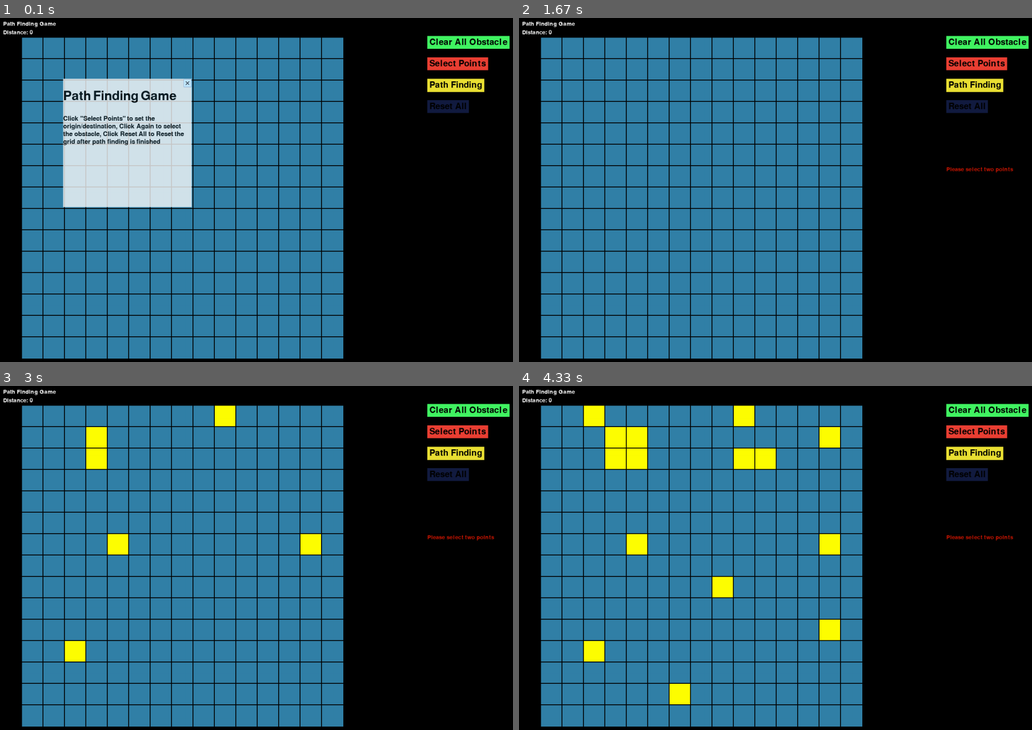
Above: before the commit, frames 1-4 (two rows, left to right).
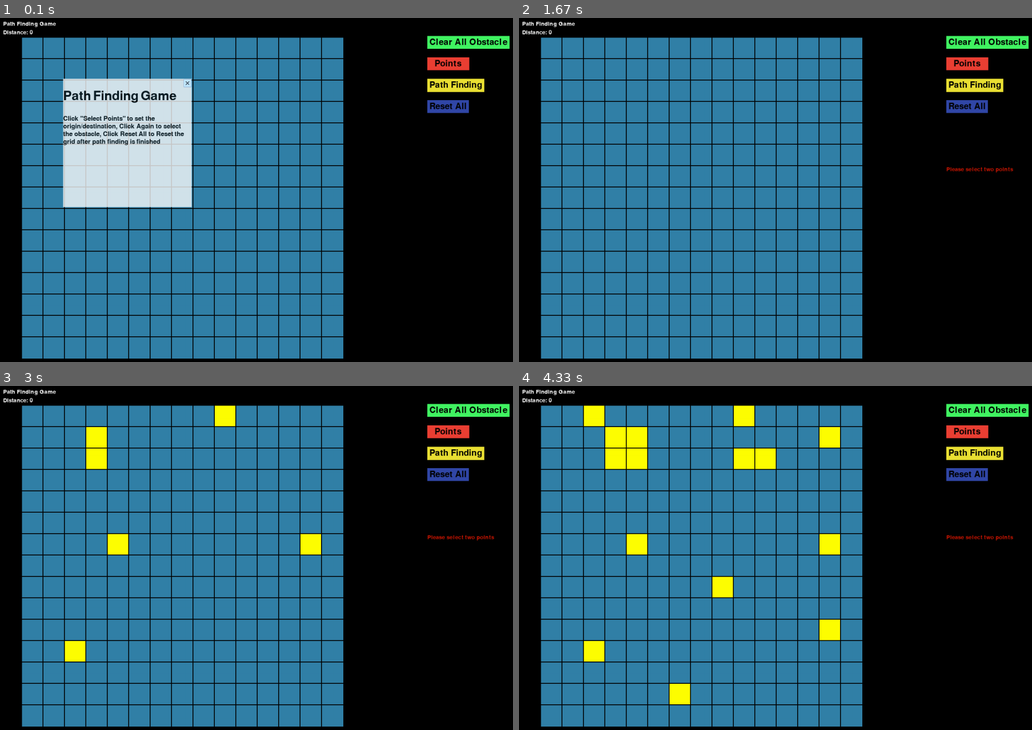
Above: after the commit, the same moments.

Repository: JonathanChan1234/Path-Finding-Python
Game: pygame game, started from ui/PathFindingGame.py
The game is run twice, just before and just after one commit, with the same random seed, the same clock (stepped at 60 frames per second) and the same inputs.
Inputs (mouse positions are in pixels of both pictures, inside the frame that each line leads up to):
- Up to frame 1 (0.1 s): no input
- Up to frame 2 (1.67 s): click (965, 62) at 0.38 s, where only the run after the commit has a clickable "Points"; click "Path Finding" at 0.72 s; click (965, 62) at 1.05 s, where only the run after the commit has a clickable "Obstacles"; press the mouse at (708, 83) at 1.37 s; move the mouse to (831, 128) at 1.47 s; release the mouse at (960, 176) at 1.6 s
- Up to frame 3 (3 s): press the mouse at (159, 416) at 1.7 s; move the mouse to (123, 537) at 1.8 s; release the mouse at (82, 661) at 1.93 s; press the mouse at (159, 416) at 2.03 s; move the mouse to (194, 454) at 2.13 s; release the mouse at (225, 489) at 2.27 s; press the mouse at (97, 437) at 2.37 s; move the mouse to (92, 444) at 2.47 s; release the mouse at (87, 454) at 2.6 s; press the mouse at (225, 416) at 2.7 s; move the mouse to (318, 540) at 2.8 s; release the mouse at (415, 668) at 2.93 s
- Up to frame 4 (4.33 s): press the mouse at (595, 416) at 3.03 s; move the mouse to (775, 458) at 3.13 s; release the mouse at (955, 499) at 3.27 s; press the mouse at (744, 458) at 3.37 s; move the mouse to (719, 578) at 3.47 s; release the mouse at (688, 695) at 3.6 s; press the mouse at (831, 437) at 3.7 s; move the mouse to (831, 533) at 3.8 s; release the mouse at (837, 630) at 3.93 s; press the mouse at (636, 437) at 4.03 s; move the mouse to (631, 444) at 4.13 s; release the mouse at (631, 447) at 4.27 s

The runs differ from the first frame. In frame 1, 0.5% of the frame differs, in the area x 83-96%, y 11-28%; in frame 2, 0.5%; in frame 3, 0.5%; in frame 4, 0.5%.

Commit message:
fix a star algorithm mistakes and ui button

Diff:
--- a/algorithm/astar_grid.py
+++ b/algorithm/astar_grid.py
@@ -24,7 +24,7 @@
                          weight: Union[int, float]):
     if compared_node.get_visited():
         return
-    new_g = current_node.get_distance() + weight
+    new_g = current_node.get_g() + weight
     new_h = euclidean_distance(compared_node, destination)
     new_distance = new_g + new_h
     if compared_node.get_distance() >= new_distance:
@@ -81,7 +81,7 @@
                                      neighbor['distance'])
         search_result.append(copy.deepcopy(grid))
 
-    debug_unvisited_list(unvisited_list)
+    # debug_unvisited_list(unvisited_list)
     path_found = destination.get_visited()
     return path_found, search_result
 
--- a/ui/PathFindingGame.py
+++ b/ui/PathFindingGame.py
@@ -36,7 +36,7 @@
         self.clearAllObstacleButton = UIButton(self.manager, 1000, 50, (66, 245, 99), font_size=30,
                                                text="Clear All Obstacle")
         self.setMarkerButton = UIButton(self.manager, 1000, 100, (235, 64, 52), font_size=30,
-                                        text="Select Points")
+                                        text="Obstacle")
         self.startPathFindButton = UIButton(self.manager, 1000, 150, (235, 225, 52), font_size=30,
                                             text="Path Finding")
         self.resetGridButton = UIButton(self.manager, 1000, 200, (50, 72, 168), font_size=30, text="Reset All")
@@ -70,6 +70,12 @@
             self.startPathFindButton.set_disabled()
         else:
             self.startPathFindButton.set_enabled()
+
+        # change the button text when in point selection mode/ obstacle selection mode
+        if self.grid.select_marker:
+            self.setMarkerButton.set_text('Obstacles')
+        else:
+            self.setMarkerButton.set_text('Points')
 
         # disable the clear obstacle and set maker button when the animation started
         if self.grid.is_disabled():
--- a/ui/PathFindingGrid.py
+++ b/ui/PathFindingGrid.py
@@ -114,7 +114,7 @@
         self.set_disabled(True)
         origin, destination = self.markers[0], self.markers[1]
         path_found, self.search_result = a_star(self.grid, origin, destination)
-        pygame.time.set_timer(PathFindingGrid.PATH_ANIMATION_ID, 10)
+        pygame.time.set_timer(PathFindingGrid.PATH_ANIMATION_ID, 100)
 
     def update_grid(self):
         # ignore the event counter when the animation is finished
--- a/ui_utility/UIButton.py
+++ b/ui_utility/UIButton.py
@@ -25,24 +25,28 @@
         self.color = color
         self.x_pos = x_pos
         self.y_pos = y_pos
+        self.width = width
+        self.height = height
+        self.text = text
+        self.disable = disable
+        self.font_size = font_size
+        self.padding = padding
+        self.ui_text, self.button, self.button_rect = self.ui_components()
 
-        # ui button surface
-        self.text = pygame.font.SysFont(None, font_size).render(text, True, (0, 0, 0))
-        text_width, text_height = self.text.get_size()
-        if width:
-            self.width = width
-        else:
-            self.width = text_width + padding
-        if height:
-            self.height = height
-        else:
-            self.height = text_height + padding
+    # obtain all the components inside the UI button
+    def ui_components(self):
+        ui_text = pygame.font.SysFont(None, self.font_size).render(self.text, True, (0, 0, 0))
+        text_width, text_height = ui_text.get_size()
+        self.width = self.width or (text_width + self.padding)
+        self.height = self.height or (text_height + self.padding)
+        button = pygame.Surface([self.width, self.height])
+        button.fill(self.color)
+        button_rect = button.get_rect()
+        button_rect.topleft = (self.x_pos, self.y_pos)
+        return ui_text, button, button_rect
 
-        self.button = pygame.Surface([self.width, self.height])
-        self.button.fill(color)
-        self.button_rect = self.button.get_rect()
-        self.button_rect.topleft = (x_pos, y_pos)
-        self.disable = disable
+    def set_text(self, text: str):
+        self.text = text
 
     def set_disabled(self):
         self.disable = True
@@ -59,12 +63,13 @@
             pygame.event.post(pygame.event.Event(UIManager.BUTTON_EVENT_ID, {'component_id': self.component_id}))
 
     def render(self, window_surface: pygame.SurfaceType):
+        self.ui_text, self.button, self.button_rect = self.ui_components()
+        text_width, text_height = self.ui_text.get_size()
         window_surface.blit(self.button, self.button_rect)
-        text_width, text_height = self.text.get_size()
         x_offset = (self.width - text_width) / 2
         y_offset = (self.height - text_height) / 2
         if self.disable:
             self.button.set_alpha(100)
         else:
             self.button.set_alpha(255)
-        window_surface.blit(self.text, (x_offset + self.x_pos, y_offset + self.y_pos))
+        window_surface.blit(self.ui_text, (x_offset + self.x_pos, y_offset + self.y_pos))
